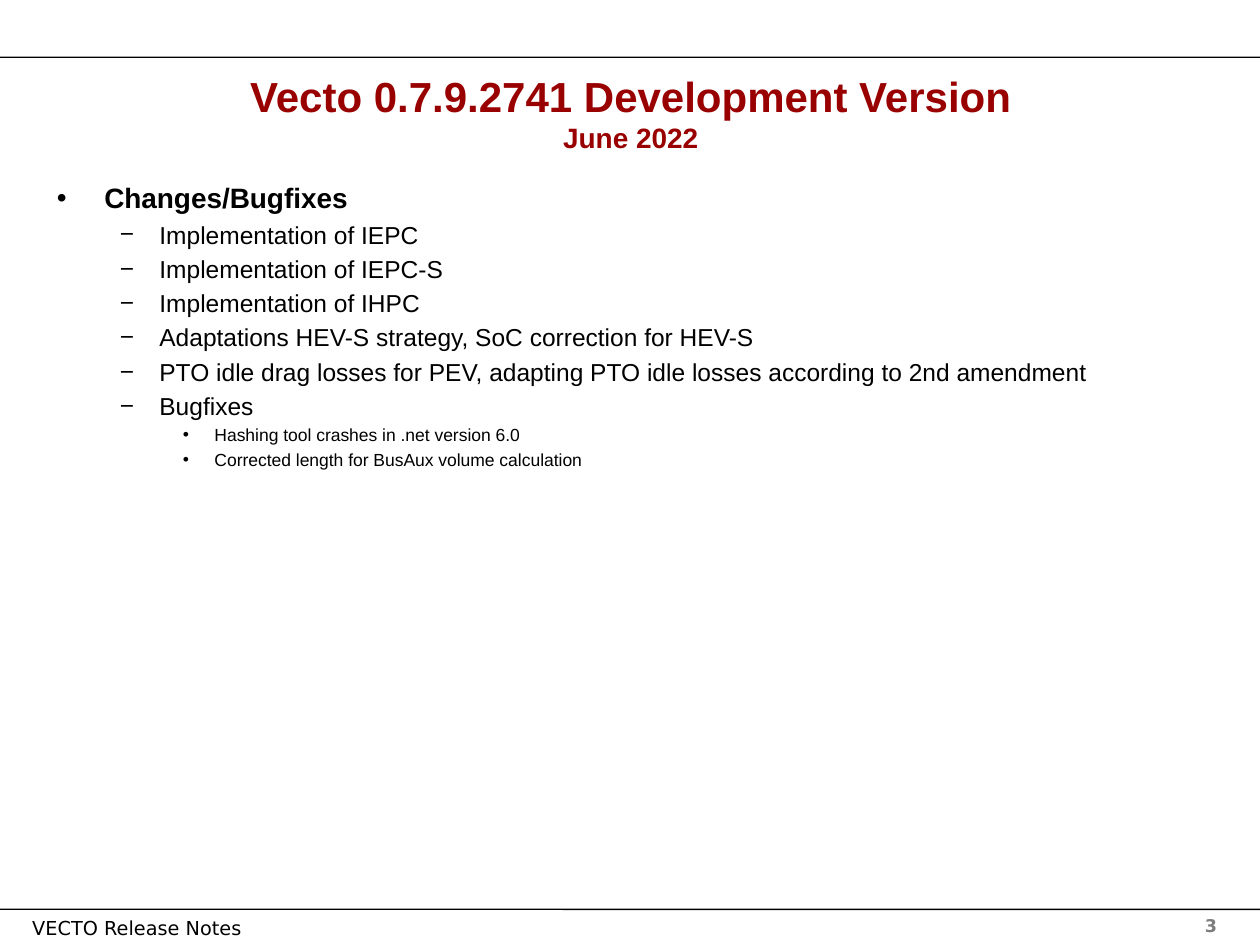
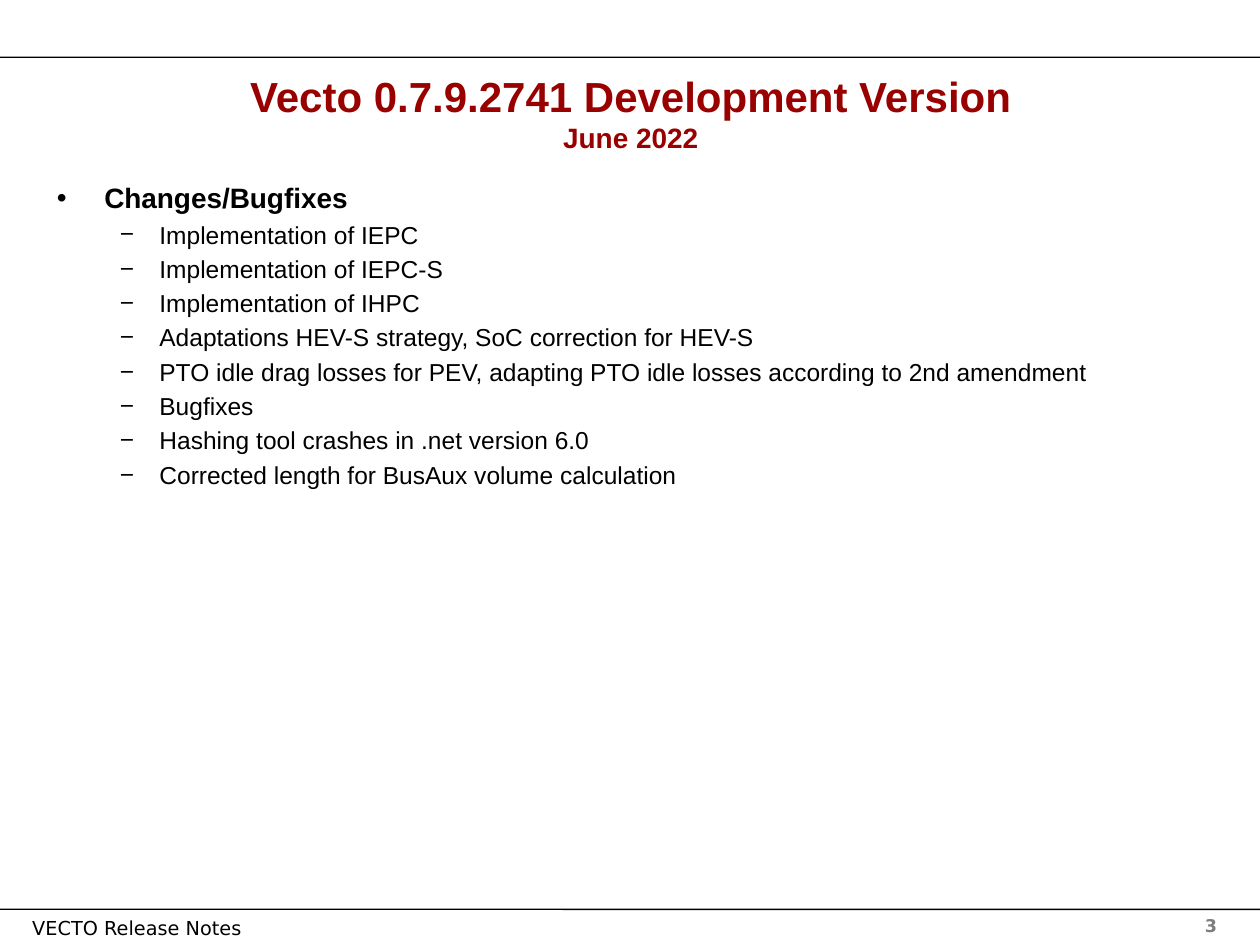
Before and after one commit to tanawadeatharva/BharatVECTO, a slide deck: slide 3 of Documentation/User Manual Source/Release Notes Vecto3.x.pptx. Drawn at 1260x945 pixels with LibreOffice and Linux fonts; fonts in the diff are those of the drawing; background and template pictures are left out. Boxes give left, top, right and bottom in pixels: in the first picture for what was removed or moved away, otherwise in the second. Text is boxed around its words. In the diff, an @@ line names an element or a change of style, - is before the commit and + after.

```diff
--- a/Documentation/User Manual Source/Release Notes Vecto3.x.pptx
+++ b/Documentation/User Manual Source/Release Notes Vecto3.x.pptx
@@ text at bbox=[159, 431, 676, 489]: size 10 to 14 pt in "Hashing tool crashes in .net version 6.0", "Corrected length for BusAux volume calculation"; bullet • to −; list level 3 to 2 in "Hashing tool crashes in .net ..."; list level 3 to 2 in "Corrected length for BusAux volume ..." @@
```
Also in this commit, not shown: 1 other slide changed, 3 other files.
